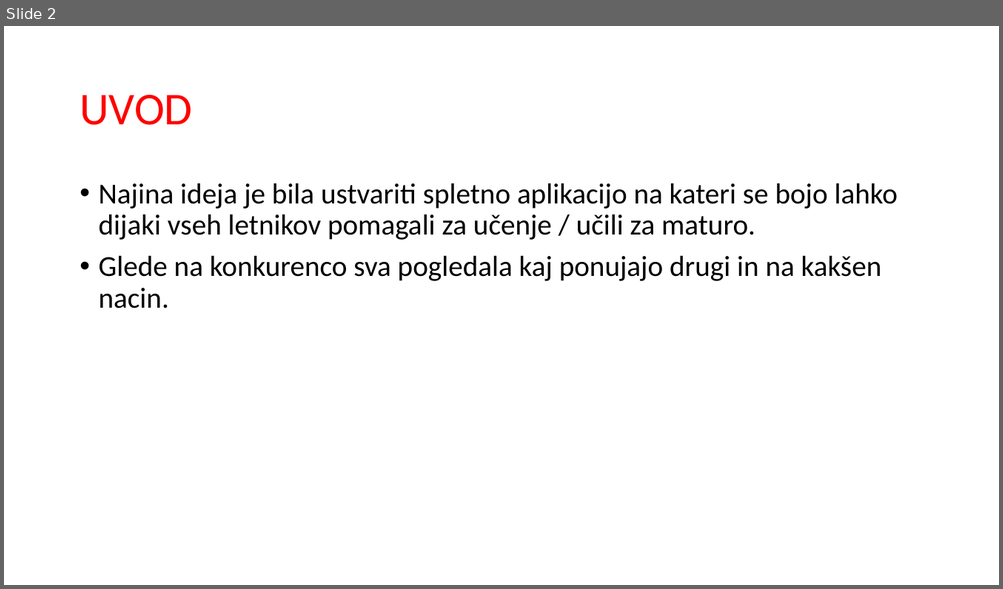
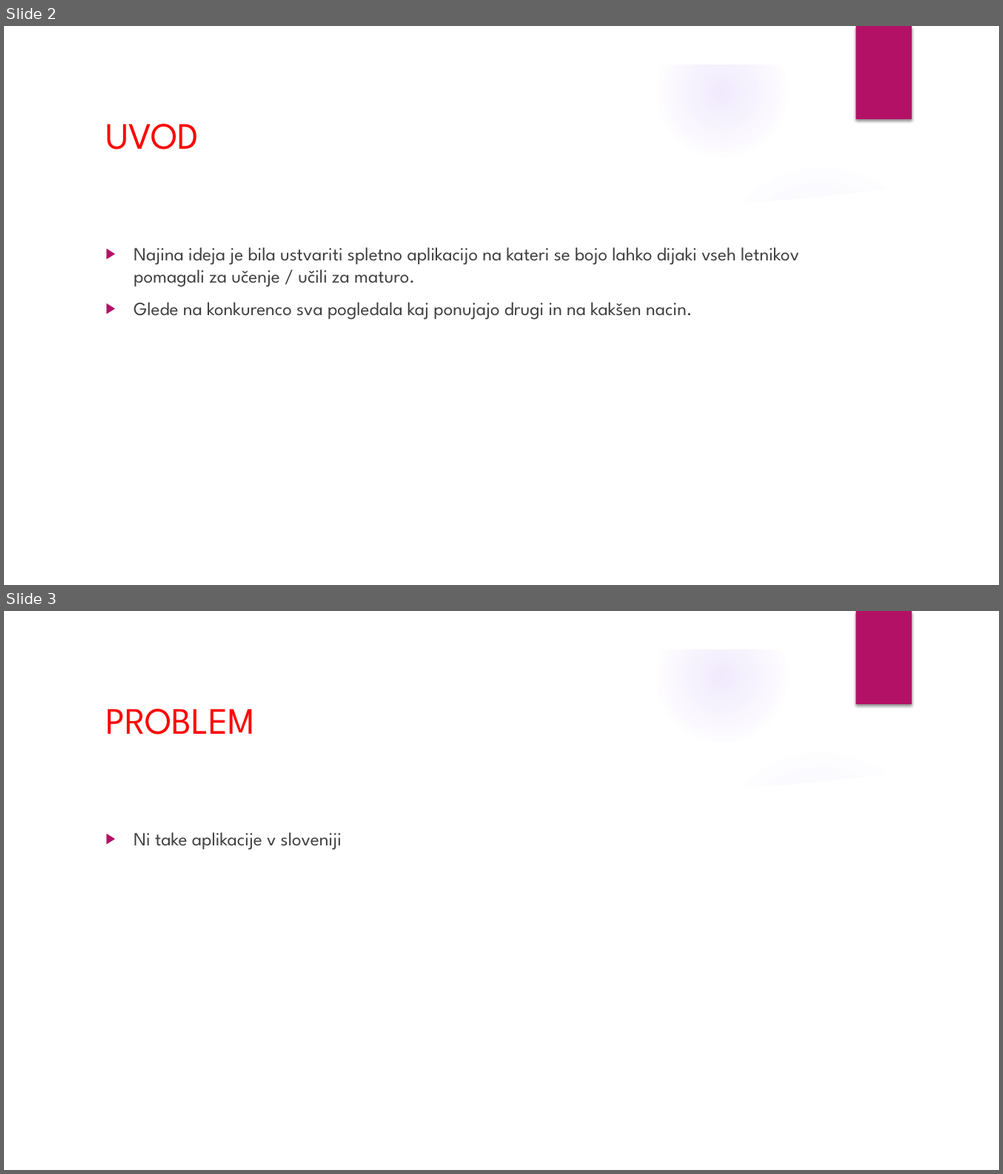
Before and after one commit to ZakPrimozic/projektUPN, a slide deck: FLASK_PREDSTAVITEV.pptx. Shown one above the other, each under a label of ours: slide 2 before the commit, slides 2 and 3 after it. The pictures are 1003x589 and 1003x1174 pixels, drawn with LibreOffice and Linux fonts; fonts in the diff are those of the drawing; background and template pictures are left out. Boxes give left, top, right and bottom in pixels: in the first picture for what was removed or moved away, otherwise in the second. Text is boxed around its words. In the diff, an @@ line names an element or a change of style, - is before the commit and + after.

```diff
--- a/FLASK_PREDSTAVITEV.pptx
+++ b/FLASK_PREDSTAVITEV.pptx
@@ slide 3 added at [4,611,999,1170], background picture (left out); not listed: 9 template elements that a slide beside it also shows @@
@@ title added at [105,709,255,735], 36 pt, text #FF0000 @@
+PROBLEM
@@ text added at [134,832,341,850], 18 pt, text #404040 @@
+▶ Ni take aplikacije v sloveniji
@@ slide 2 changed as well @@
@@ group added at [4,26,999,585]: 4 ellipses, 3 freeform shapes @@
@@ rectangle added at [855,26,911,119], fill #B31166 @@
@@ title "UVOD": place and size @@
-title "UVOD" at [79,95,192,125]
+title "UVOD" at [105,124,199,150]
@@ title "UVOD" at [105,124,199,150]: size 44 to 36 pt, font Calibri to League Spartan; line spacing 0.9 to 1 @@
@@ text "Najina ideja je bila ustvariti ...": place and size @@
-text "Najina ideja je bila ustvariti ..." at [99,183,897,309]
+text "Najina ideja je bila ustvariti ..." at [134,247,799,320]
@@ text "Najina ideja je bila ustvariti ..." at [134,247,799,320]: size 28 to 18 pt, font Calibri to League Spartan, text colour #000000 to #404040; bullet • to ▶; line spacing 0.9 to 1 @@
```
Also in this commit, not shown: 4 other slides changed.
